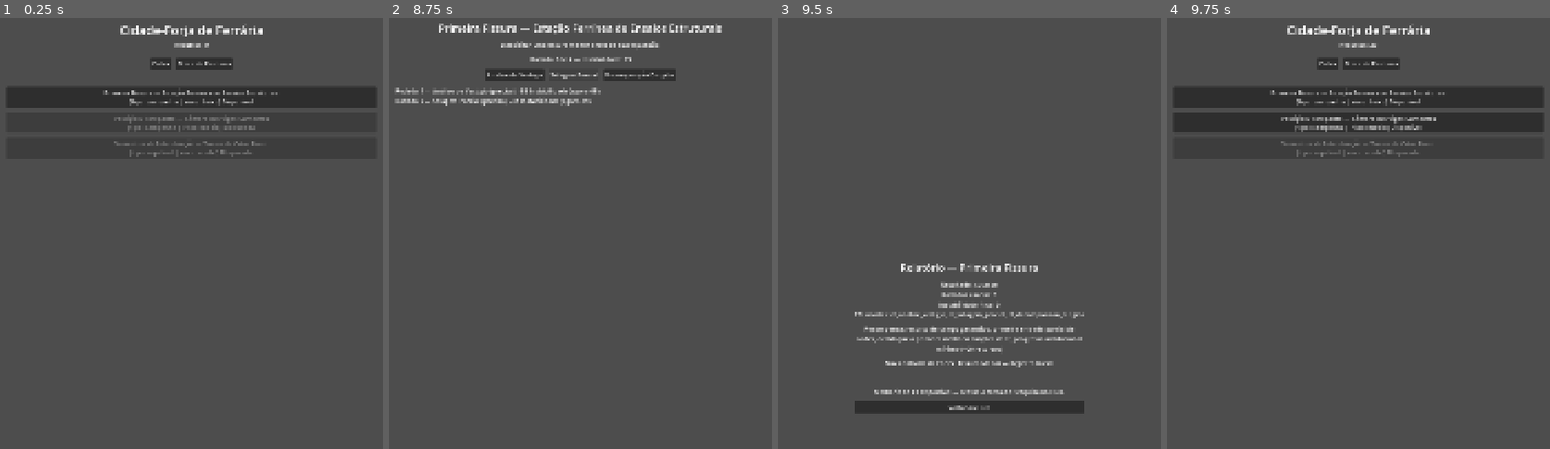
Above: before the commit, frames 1-4 (left to right).
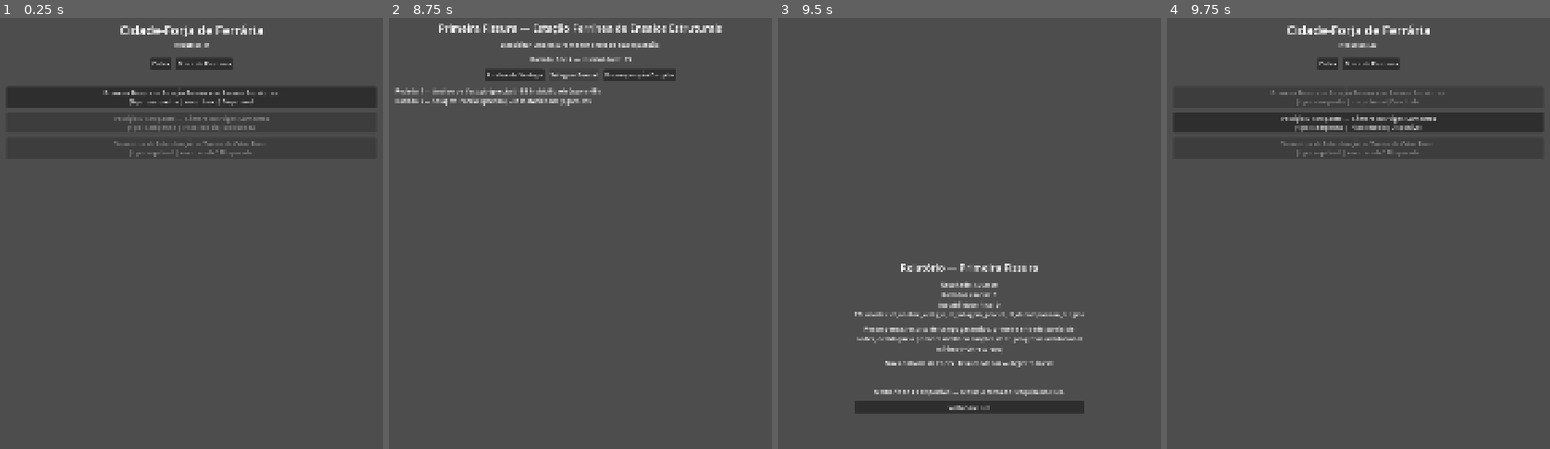
Above: after the commit, the same moments.

Repository: itsmeluan/azoth-breach
Game: Godot game, scene res://scenes/app/app_shell.tscn
Same seed, same stepped clock (60 frames per second), same inputs: the game is played once before the commit and once after it.
Inputs:
- Up to frame 1 (0.25 s): no input
- Up to frame 2 (8.75 s): click "Codex" at 0.5 s; click "Mesa de Pesquisa" at 1.25 s; click "Voltar ao Hub" at 2 s; click "Primeira Fissura — Estação Fe…" at 2.75 s; click "Seguir" at 3.5 s; click "Build de Agressão" at 4.25 s; click "Build de Contenção" at 5 s; click "Build de Investigação" at 5.75 s; click "Confirmar e entrar em campo" at 6.5 s; click "Análise de Vestígio" at 7.25 s; click "Selagem Parcial" at 8 s
- Up to frame 3 (9.5 s): click "Decomposição Dirigida" at 8.75 s
- Up to frame 4 (9.75 s): click "Voltar ao Hub" at 9.5 s

Frames 1-3 are identical in both runs. In frame 4, 0.2% of the frame differs, in the area x 27-69%, y 16-21%.

Commit message:
BL-019, BL-020: persistência real e máquina de estados das operações
SliceState agora salva em disco (user://slice_state_save.json, formato
JSON idêntico ao template de data/state_templates/) após toda mutação
relevante: complete_operation(), upgrade_et() (quando bem-sucedido) e o
novo set_active_loadout() (substitui a escrita direta do campo
active_loadout em loadout_screen.gd, que não persistia a troca de
build). No boot, _load_state() tenta o save primeiro e cai para o
template res:// só se não existir — primeira execução continua
idêntica a antes.

complete_operation() agora também: rola loot raro por chase item ainda
não obtido (CHASE_LOOT_CHANCE=15%, sem re-rolar duplicata — "Regra de
Duplicata" de 05.9 §8: falha ou duplicata de drop não pode anular o
valor da operação, já garantido porque rewards_guaranteed independe
do resultado do chase loot); escreve chase_loot_this_run no
report_data (mutação por referência — o mesmo Dictionary segue para a
tela de relatório); sincroniza repeatable_unlocked (existia no schema
de 06.1 §4.4 desde TK-M1-005 mas nunca era escrito) sempre que uma
operação do tipo "repetivel" é desbloqueada; e passa a cortar
reports_resolved em MAX_REPORTS_RETAINED=20 para não crescer sem limite
numa atividade repetível.

Cria scripts/services/operation_state.gd: formaliza estado de operação
como LOCKED/AVAILABLE/COMPLETED/REPEATABLE (BL-020). Operações de
campanha completadas agora ficam desabilitadas no quadro (evita farm
de recursos ao re-executar Primeira Fissura/Vestígio Discrepante
repetidamente agora que a persistência é real); operações do tipo
"repetivel" permanecem sempre selecionáveis, rotuladas "Repetível" em
vez de "Disponível". "Em execução" e "falha controlada" (ambos citados
em BL-020 como estados a formalizar) não ganharam campo dedicado:
"em execução" já é representado estruturalmente por qual cena está
ativa em ScreenHost (não precisa de flag própria sem consumidor);
"falha controlada" é explicitamente opcional no documento ("se
implementada") e nenhuma operação da slice define condição de falha.

operation_board.gd atualizado para consumir OperationState em vez de
checar só is_operation_unlocked().

Validado com 4 lançamentos separados do processo (godot --headless),
simulando fechar/reabrir o app de verdade: Run 1 jogou a Primeira
Fissura do zero; Run 2 confirmou o estado carregado do disco (recursos,
conclusão, desbloqueio) e jogou Vestígio Discrepante; Run 3 confirmou
de novo e testou a repetível; Run 4 confirmou que o item raro obtido
no Run 3 persistiu e que repetir a operação com o item já obtido não
re-concede nem quebra nada. Arquivo de save de teste removido ao final
para o usuário começar do zero.

Refs: BL-019, BL-020 (docs/05_produto/AZOTH_05.11)

Diff:
--- a/game/scripts/features/hub/operation_board.gd
+++ b/game/scripts/features/hub/operation_board.gd
@@ -1,6 +1,7 @@
 extends VBoxContainer
 
 const OperationLoader = preload("res://scripts/services/operation_loader.gd")
+const OperationState = preload("res://scripts/services/operation_state.gd")
 
 signal operation_selected(operation_id: String)
 
@@ -18,18 +19,18 @@
 
 func _build_entry(operation: Dictionary) -> Button:
 	var operation_id: String = operation.get("id", "")
-	var unlocked := SliceState.is_operation_unlocked(operation_id)
-	var status := "Disponível" if unlocked else "Bloqueada"
+	var state := OperationState.compute(operation)
+	var selectable := OperationState.is_selectable(state)
 
 	var button := Button.new()
-	button.disabled = not unlocked
+	button.disabled = not selectable
 	button.text = "%s — %s\n[tipo: %s | risco: %s] %s" % [
 		operation.get("name", ""),
 		operation.get("sublocal", ""),
 		operation.get("type", ""),
 		operation.get("risk_level", ""),
-		status,
+		OperationState.label(state),
 	]
-	if unlocked:
+	if selectable:
 		button.pressed.connect(func() -> void: operation_selected.emit(operation_id))
 	return button
--- a/game/scripts/features/loadout/loadout_screen.gd
+++ b/game/scripts/features/loadout/loadout_screen.gd
@@ -45,7 +45,7 @@
 
 
 func _select_loadout(loadout_id: String) -> void:
-	SliceState.active_loadout = loadout_id
+	SliceState.set_active_loadout(loadout_id)
 	_display_loadout(loadout_id)
 
 
--- /dev/null
+++ b/game/scripts/services/operation_state.gd
@@ -0,0 +1,33 @@
+extends RefCounted
+
+enum State { LOCKED, AVAILABLE, COMPLETED, REPEATABLE }
+
+const REPEATABLE_TYPE := "repetivel"
+
+
+static func compute(operation: Dictionary) -> State:
+	var operation_id: String = operation.get("id", "")
+	if not SliceState.is_operation_unlocked(operation_id):
+		return State.LOCKED
+	if operation.get("type", "") == REPEATABLE_TYPE:
+		return State.REPEATABLE
+	if SliceState.is_operation_completed(operation_id):
+		return State.COMPLETED
+	return State.AVAILABLE
+
+
+static func is_selectable(state: State) -> bool:
+	return state == State.AVAILABLE or state == State.REPEATABLE
+
+
+static func label(state: State) -> String:
+	match state:
+		State.LOCKED:
+			return "Bloqueada"
+		State.AVAILABLE:
+			return "Disponível"
+		State.COMPLETED:
+			return "Concluída"
+		State.REPEATABLE:
+			return "Repetível"
+	return ""
--- a/game/scripts/state/slice_state.gd
+++ b/game/scripts/state/slice_state.gd
@@ -3,10 +3,14 @@
 const OperationLoader = preload("res://scripts/services/operation_loader.gd")
 
 const INITIAL_STATE_PATH := "res://data/state_templates/slice_state_initial.json"
+const SAVE_PATH := "user://slice_state_save.json"
 
 const RESOURCE_GRANT_PER_OPERATION := 20
 const ET_UPGRADE_COST := 20
 const ET_UPGRADE_MAX_LEVEL := 3
+const CHASE_LOOT_CHANCE := 15
+const MAX_REPORTS_RETAINED := 20
+const REPEATABLE_TYPE := "repetivel"
 
 var current_phase: String = ""
 var operations_unlocked: Array = []
@@ -21,11 +25,12 @@
 
 
 func _ready() -> void:
-	_load_initial_state()
+	_load_state()
 
 
-func _load_initial_state() -> void:
-	var file := FileAccess.open(INITIAL_STATE_PATH, FileAccess.READ)
+func _load_state() -> void:
+	var path := SAVE_PATH if FileAccess.file_exists(SAVE_PATH) else INITIAL_STATE_PATH
+	var file := FileAccess.open(path, FileAccess.READ)
 	var data: Dictionary = JSON.parse_string(file.get_as_text())
 	file.close()
 
@@ -41,6 +46,24 @@
 	chase_loot_obtained = data.get("chase_loot_obtained", [])
 
 
+func save_to_disk() -> void:
+	var data := {
+		"current_phase": current_phase,
+		"operations_unlocked": operations_unlocked,
+		"operations_completed": operations_completed,
+		"repeatable_unlocked": repeatable_unlocked,
+		"active_loadout": active_loadout,
+		"resources": resources,
+		"et_upgrades": et_upgrades,
+		"codex_entries_unlocked": codex_entries_unlocked,
+		"reports_resolved": reports_resolved,
+		"chase_loot_obtained": chase_loot_obtained,
+	}
+	var file := FileAccess.open(SAVE_PATH, FileAccess.WRITE)
+	file.store_string(JSON.stringify(data, "  "))
+	file.close()
+
+
 func is_operation_unlocked(operation_id: String) -> bool:
 	return operations_unlocked.has(operation_id)
 
@@ -49,25 +72,56 @@
 	return operations_completed.has(operation_id)
 
 
+func set_active_loadout(loadout_id: String) -> void:
+	active_loadout = loadout_id
+	save_to_disk()
+
+
 func complete_operation(operation_id: String, report_data: Dictionary = {}) -> void:
 	if not operations_completed.has(operation_id):
 		operations_completed.append(operation_id)
 	resources += RESOURCE_GRANT_PER_OPERATION
+
 	reports_resolved.append(report_data)
+	if reports_resolved.size() > MAX_REPORTS_RETAINED:
+		reports_resolved = reports_resolved.slice(reports_resolved.size() - MAX_REPORTS_RETAINED)
 
-	for operation in OperationLoader.load_all():
-		if operation.get("id") == operation_id:
-			for unlocked_id in operation.get("unlocks_on_complete", []):
-				if not operations_unlocked.has(unlocked_id):
-					operations_unlocked.append(unlocked_id)
-			for codex_id in operation.get("codex_unlocks", []):
-				if not codex_entries_unlocked.has(codex_id):
-					codex_entries_unlocked.append(codex_id)
-			break
+	var all_operations := OperationLoader.load_all()
+	var operations_by_id := {}
+	for operation in all_operations:
+		operations_by_id[operation.get("id")] = operation
+
+	var current_operation: Dictionary = operations_by_id.get(operation_id, {})
+
+	for unlocked_id in current_operation.get("unlocks_on_complete", []):
+		if not operations_unlocked.has(unlocked_id):
+			operations_unlocked.append(unlocked_id)
+		var unlocked_operation: Dictionary = operations_by_id.get(unlocked_id, {})
+		if unlocked_operation.get("type", "") == REPEATABLE_TYPE:
+			repeatable_unlocked = true
+
+	for codex_id in current_operation.get("codex_unlocks", []):
+		if not codex_entries_unlocked.has(codex_id):
+			codex_entries_unlocked.append(codex_id)
+
+	var chase_loot_this_run: Array[String] = []
+	for chase_id in current_operation.get("rewards_chase", []):
+		if chase_loot_obtained.has(chase_id):
+			continue
+		if randi_range(1, 100) <= CHASE_LOOT_CHANCE:
+			chase_loot_obtained.append(chase_id)
+			chase_loot_this_run.append(chase_id)
+	report_data["chase_loot_this_run"] = chase_loot_this_run
+
+	save_to_disk()
 
 
 func is_codex_unlocked(codex_id: String) -> bool:
 	return codex_entries_unlocked.has(codex_id)
+
+
+func has_chase_loot(chase_id: String) -> bool:
+	return chase_loot_obtained.has(chase_id)
 
 
 func et_upgrade_level(et_id: String) -> int:
@@ -84,4 +138,5 @@
 		return false
 	resources -= ET_UPGRADE_COST
 	et_upgrades[et_id] = current_level + 1
+	save_to_disk()
 	return true
Not shown, added: game/scripts/services/operation_state.gd.uid
